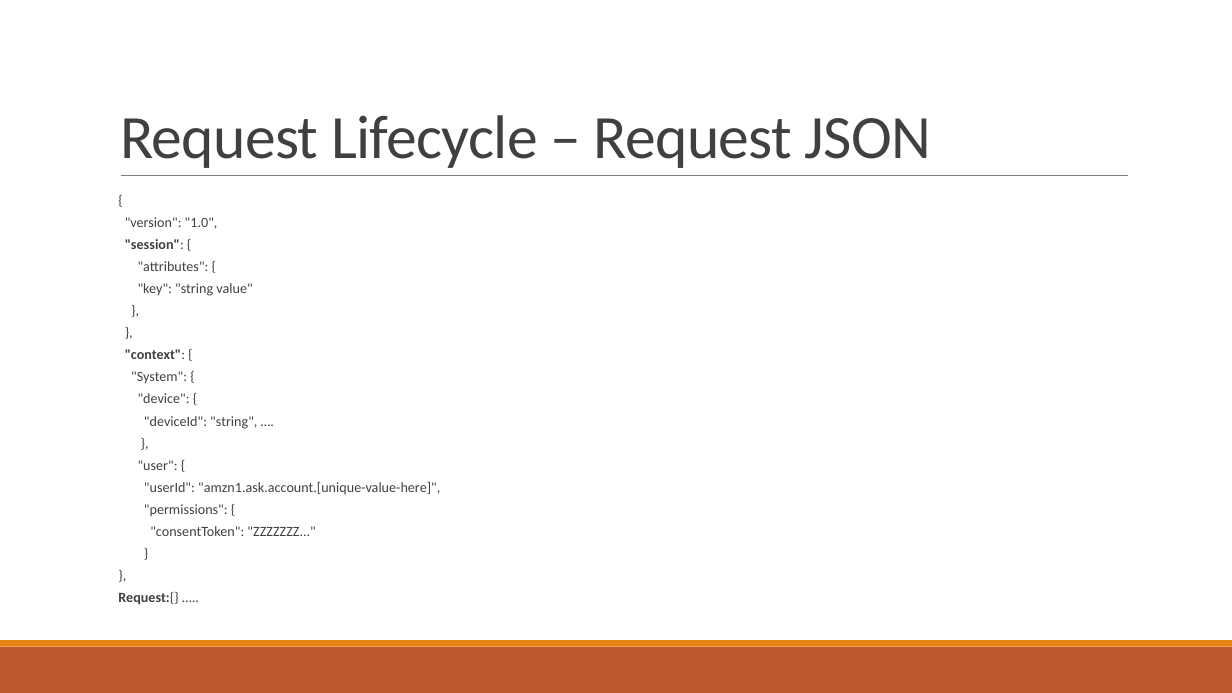
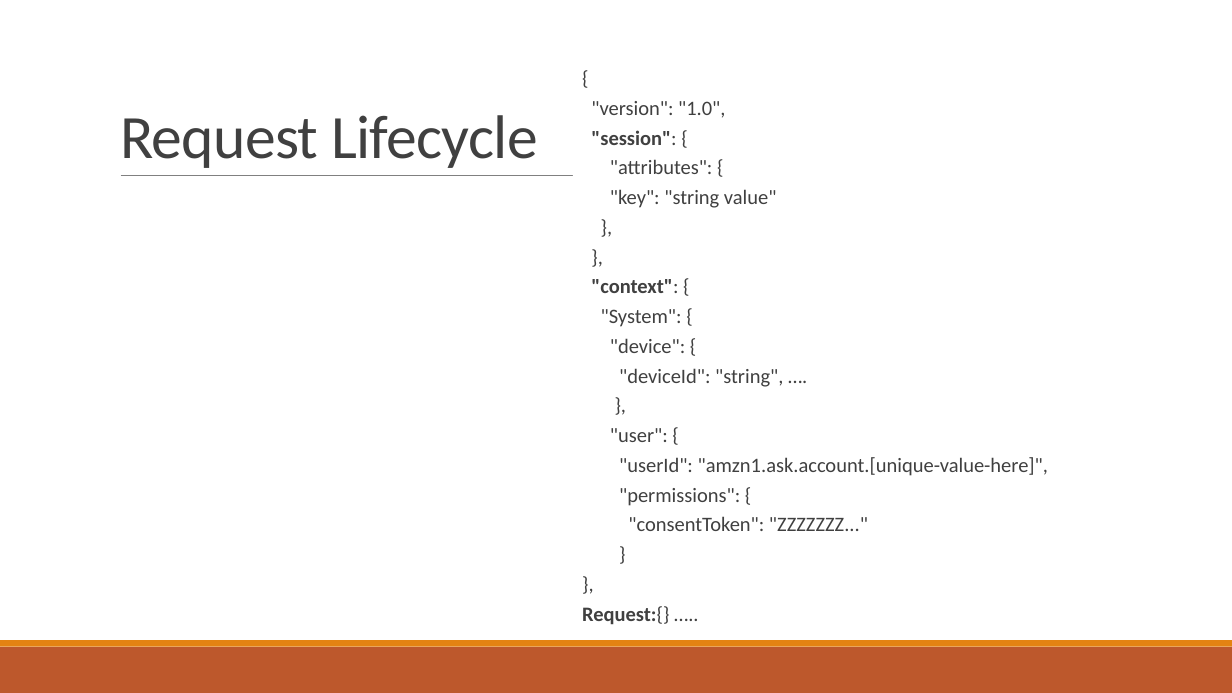
Before and after one commit to stoiveyp/DDDWales2018, a slide deck: slide 12 of Presentation/VoiceAndMore.pptx (slide 11 before the commit). Drawn at 1232x693 pixels with LibreOffice and Linux fonts; fonts in the diff are those of the drawing. Boxes give left, top, right and bottom in pixels: in the first picture for what was removed or moved away, otherwise in the second. Text is boxed around its words. In the diff, an @@ line names an element or a change of style, - is before the commit and + after.

```diff
--- a/Presentation/VoiceAndMore.pptx
+++ b/Presentation/VoiceAndMore.pptx
@@ text "{": place and size @@
-text "{" at bbox=[125, 217, 440, 536]
+text "{" at bbox=[582, 101, 1049, 625]
@@ text "{" at bbox=[582, 101, 1049, 625]: size 11 to 16 pt @@
@@ title at bbox=[120, 115, 538, 168]: text changed @@
-Request Lifecycle – Request JSON
+Request Lifecycle
```
Also in this commit, not shown: 4 other slides changed.
